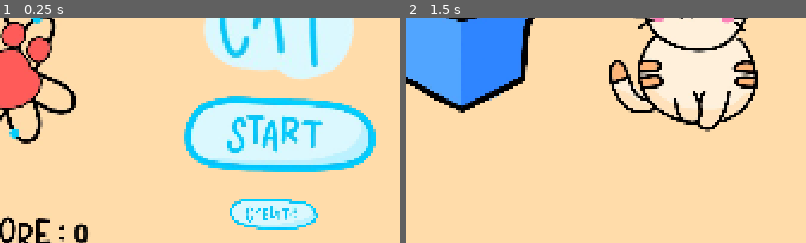
Above: before the commit, frames 1-2 (left to right).
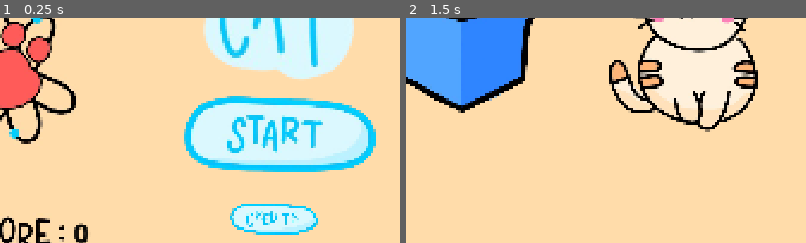
Above: after the commit, the same moments.

Repository: augustgrantham/gamejam2026
Game: Godot game, scene res://scenes/mainmenu.tscn
The game is run twice, just before and just after one commit, with the same random seed, the same clock (stepped at 60 frames per second) and the same inputs.
Inputs (mouse positions are % of the whole screen's width and height, from its top left):
- Up to frame 1 (0.25 s): no input
- Up to frame 2 (1.5 s): click (50, 66) at 0.5 s; tap Enter at 1.25 s; move the mouse to (21, 49) at 1.27 s; click (21, 49) at 1.42 s
The pictures show only the part of the screen within x 14-64%, y 46-96%; the shares and areas given below are measured in that part.

The runs differ from the first frame. In frame 1, 2.2% of the frame differs, in the area x 57-80%, y 80-97%; in frame 2, nothing differs.

Commit message:
set up for itch.io export

Diff:
--- a/where's-schrodinger's-cat-/project.godot
+++ b/where's-schrodinger's-cat-/project.godot
@@ -38,5 +38,6 @@
 [rendering]
 
 rendering_device/driver.windows="d3d12"
-renderer/rendering_method="mobile"
+renderer/rendering_method="gl_compatibility"
+renderer/rendering_method.mobile="gl_compatibility"
 environment/defaults/default_clear_color=Color(1, 1, 1, 1)
--- a/where's-schrodinger's-cat-/scenes/mainmenu.tscn
+++ b/where's-schrodinger's-cat-/scenes/mainmenu.tscn
@@ -69,10 +69,10 @@
 anchor_top = 0.611
 anchor_right = 0.55600005
 anchor_bottom = 0.68600005
-offset_left = -40.360046
-offset_top = 296.39697
-offset_right = -48.52014
-offset_bottom = 290.92194
+offset_left = -66.36011
+offset_top = 268.39703
+offset_right = -74.5202
+offset_bottom = 262.922
 scale = Vector2(1.42488, 1.42488)
 
 [node name="Button" type="Button" parent="Settings" unique_id=293213626]
@@ -81,13 +81,12 @@
 flat = true
 
 [node name="Sprite2D" type="Sprite2D" parent="Settings/Button" unique_id=1198437685]
-position = Vector2(55.043, 6.247158)
+position = Vector2(73.99192, 34.319695)
 scale = Vector2(0.33724993, 0.33724993)
 texture = ExtResource("3_3vvtq")
 
 [node name="MusicStream" type="AudioStreamPlayer2D" parent="." unique_id=135042541]
 stream = ExtResource("3_wgsso")
-bus = &"Music"
 
 [node name="sfxStream" type="AudioStreamPlayer2D" parent="." unique_id=1370590478]
 bus = &"Sound effects"
Not shown, added: where's-schrodinger's-cat-/export_presets.cfg
